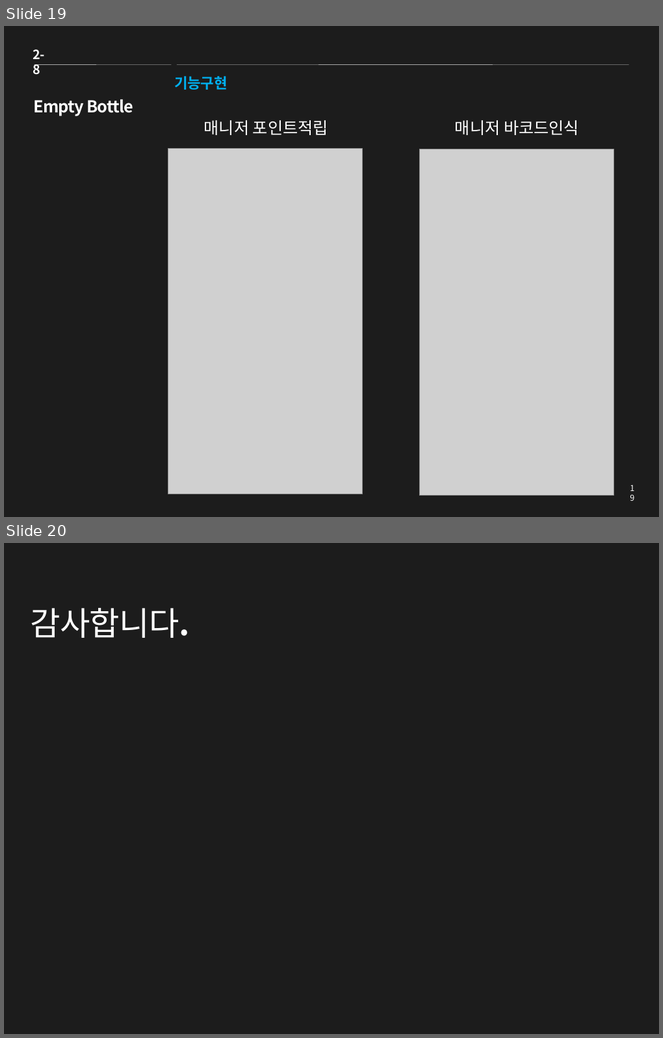
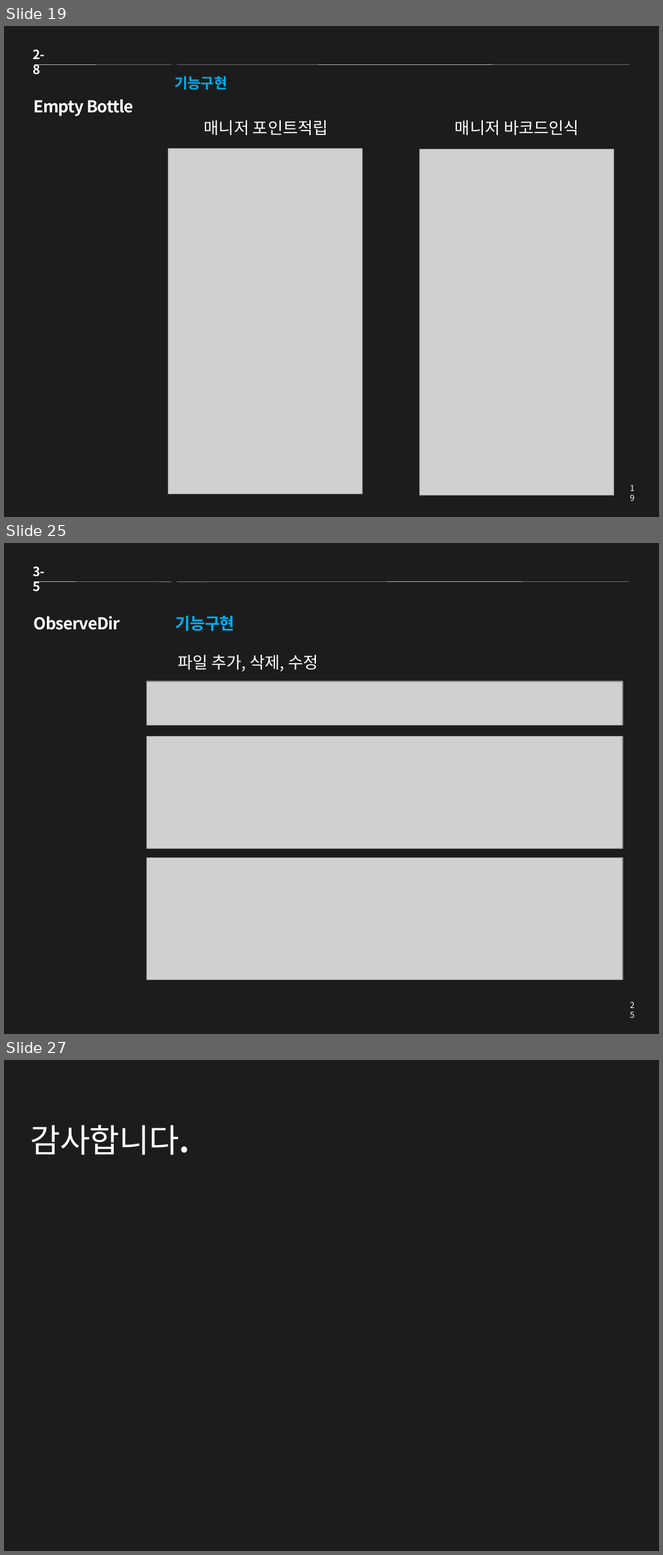
Before and after one commit to Guyclops/Resume, a slide deck: 신준태_포트폴리오.pptx. Shown one above the other, each under a label of ours: slides 19 and 20 before the commit, slides 19, 25 and 27 after it; the slides between them are not shown. The pictures are 663x1038 and 663x1555 pixels, drawn with LibreOffice and Linux fonts; fonts in the diff are those of the drawing; grey boxes stand for pictures. Boxes give left, top, right and bottom in pixels: in the first picture for what was removed or moved away, otherwise in the second. Text is boxed around its words. In the diff, an @@ line names an element or a change of style, - is before the commit and + after.

Commit message:
20171109 ObserveDir 프로젝트 추가

```diff
--- a/신준태_포트폴리오.pptx
+++ b/신준태_포트폴리오.pptx
@@ slide 25 added at bbox=[4, 543, 659, 1034], background #1C1C1C @@
@@ text added at bbox=[33, 566, 44, 592], 14 pt, text #FFFFFF, bold @@
+3-5
@@ line added from (34, 581) to (171, 581), #F2F2F2 0.25 pt @@
@@ line added from (177, 581) to (629, 581), #F2F2F2 0.25 pt @@
@@ title added at bbox=[34, 616, 120, 630], 18 pt, text #FFFFFF, bold @@
+ObserveDir
@@ text added at bbox=[176, 616, 235, 631], 18 pt, text #00B0F0, bold @@
+기능구현
@@ text added at bbox=[178, 655, 318, 672], 18 pt, text #FFFFFF @@
+파일 추가, 삭제, 수정
@@ picture added at bbox=[147, 681, 623, 725] @@
@@ picture added at bbox=[147, 736, 623, 849] @@
@@ picture added at bbox=[147, 858, 623, 980] @@
@@ page number added at bbox=[623, 997, 642, 1014], 9 pt, text #FFFFFF @@
+25
@@ what was slide 20 is now slide 27 @@
```
Also in this commit, not shown: 2 slides changed, 6 other slides added, 1 other file.
